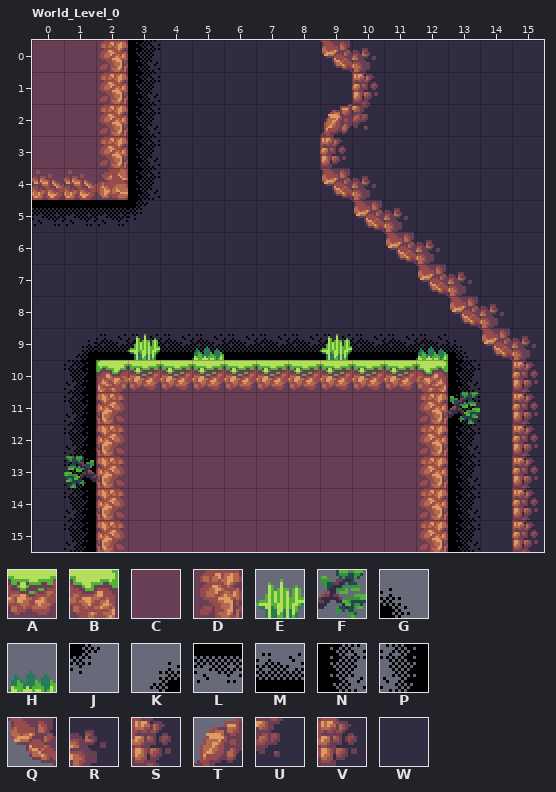
A LDtk project gets an edit: Assets/Tests/Misc/OtherTechTests/Test_Parallax.ldtk. Above: the version before the commit.
Cells are 16x16 px. Shown: World_Level_0 x 0..15, y 0..15.
Key: from "SunnyLand_by_Ansimuz_extended": A 2, B 4, C 48, D 50, E 140, F 146, G 158, H 162, J 181, K 181 turned 180, L 182, M 182 turned 180, N 204, P 204 flipped left-right, Q 322, R 323, S 346, T 368, U 369, V 391, W 411.
_ is an empty cell, # one hidden under a higher layer.
Layer "Background" before, first column x 0:
 0 ###WWWWWWW#WWWWW
 1 ###WWWWWWW#WWWWW
 2 ###WWWWWWW#WWWWW
 3 ###WWWWWW##WWWWW
 4 ###WWWWWWW#WWWWW
 5 WWWWWWWWWWW#WWWW
 6 WWWWWWWWWWWW#WWW
 7 WWWWWWWWWWWWW#WW
 8 WWWWWWWWWWWWWW#W
 9 WWWWWWWWWWWWWWW#
10 WW###########WW#
11 WW###########WW#
12 WW###########WW#
13 WW###########WW#
14 WW###########WW#
15 WW###########WW#
Layer "Parallax" before, first column x 0:
 0 ___N____________
 1 ___N____________
 2 ___N____________
 3 ___N____________
 4 ___N____________
 5 LLLJ____________
 6 ________________
 7 ________________
 8 ________________
 9 _KMMMMMMMMMMMG__
10 _P___________N__
11 _P___________N__
12 _P___________N__
13 _P___________N__
14 _P___________N__
15 _P___________N__
Layer "Foreground" before, first column x 8:
 0 _QR_____
 1 __S_____
 2 _TU_____
 3 _VW_____
 4 _QR_____
 5 __QR____
 6 ___QR___
 7 ____QR__
 8 _____QR_
 9 _E__H_QR
10 AAAAB__S
11 CCCCDF_S
The result:
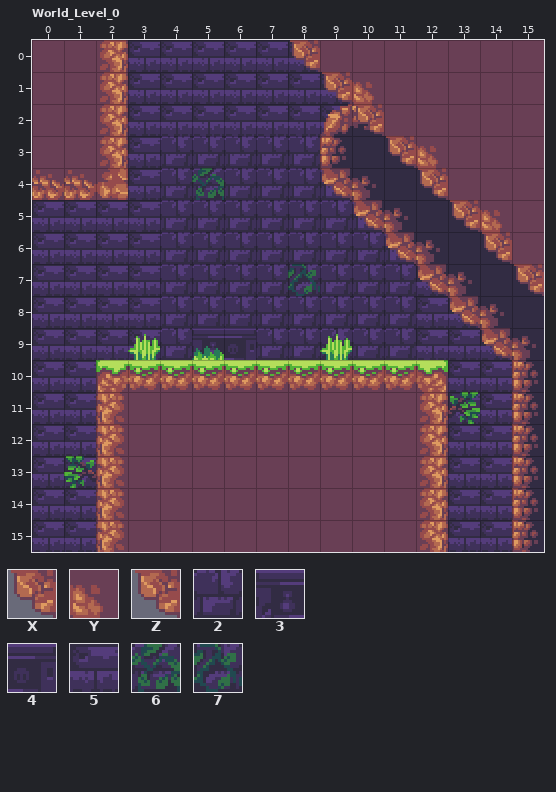
Further tiles: from "SunnyLand_by_Ansimuz_extended": X 207, Y 208, Z 231, 2 355, 3 358, 4 359, 5 362, 6 378, 7 401.
Tiles of an added or newly shown layer are drawn over the layers below it.
Diff:
Changed rows in their new state; . is an unchanged cell.
Layer "Background" (removed):
first column x 0:
 0 ..._______._____
 1 ..._______._____
 2 ..._______._____
 3 ...______.._____
 4 ..._______..____
 5 ___________..___
 6 ____________..__
 7 _____________.._
 8 ______________..
 9 _______________.
10 __...........__.
11 __...........__.
12 __...........__.
13 __...........__.
14 __...........__.
15 __...........__.
Layer "Parallax":
first column x 0:
 0 ...#..........
 1 ...#..........
 2 ...#..........
 3 ...#22222.....
 4 ...#262222....
 5 ####2222222...
 6 ....22222222..
 7 ....22227222..
 8 ....22222222..
 9 .###23422222##
10 .#...........#
11 .#...........#
12 .#...........#
13 .#...........#
14 .#...........#
15 .#...........#
Layer "Backdrop" (added):
first column x 0:
 0 ...555555......
 1 ...5555555.....
 2 ...5555555.....
 3 ...5...........
 4 ...5...........
 5 5555...........
 6 5555...........
 7 5555........5..
 8 5555........55.
 9 5555........555
10 55...........55
11 55...........55
12 55...........55
13 55...........55
14 55...........55
15 55...........55
Layer "Foreground":
first column x 11:
 3 W....
 4 .W...
 5 ..W..
 6 ...W.
 7 ....W
 9 ._...
Layer "Front" (added):
first column x 8:
 0 ZCCCCCCC
 1 .XYCCCCC
 2 ..ZCCCCC
 3 ...XYCCC
 4 ....ZCCC
 5 .....XYC
 6 ......ZC
 7 .......X
